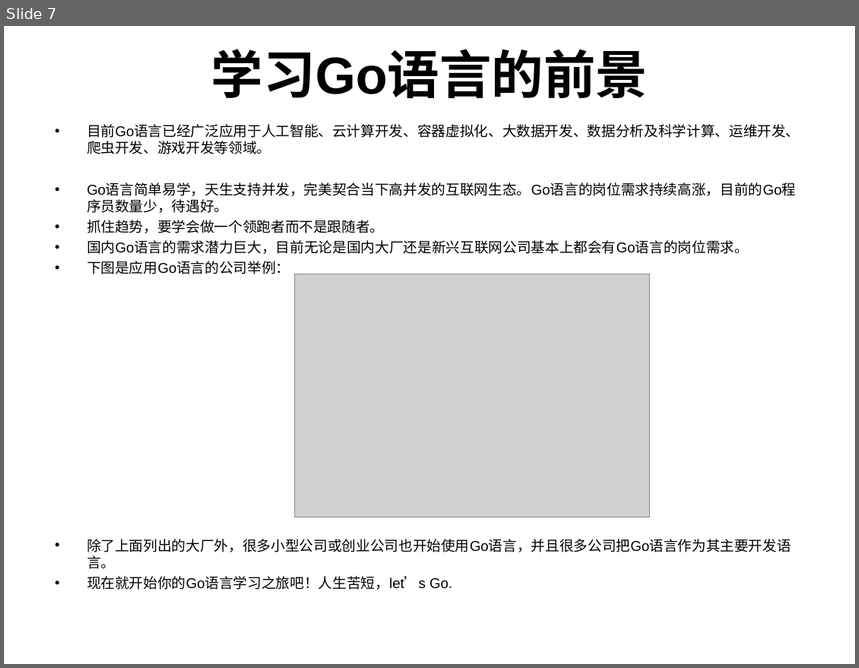
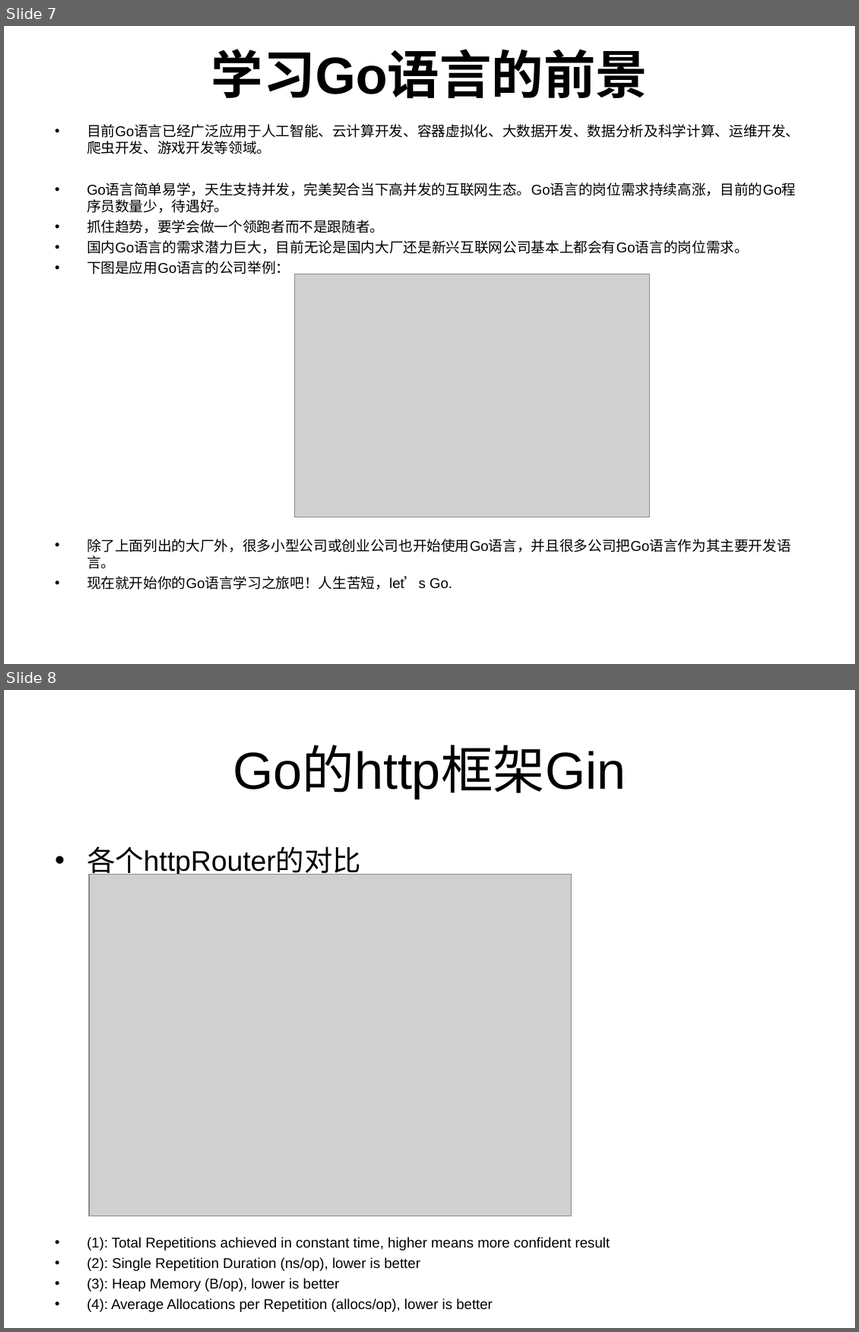
Before and after one commit to RomanSeven7/gin_study, a slide deck: doc/Go.ppt. Shown one above the other, each under a label of ours: slide 7 before the commit, slides 7 and 8 after it. The pictures are 859x668 and 859x1332 pixels, drawn with LibreOffice and Linux fonts; fonts in the diff are those of the drawing; grey boxes stand for pictures. Boxes give left, top, right and bottom in pixels: in the first picture for what was removed or moved away, otherwise in the second. Text is boxed around its words. In the diff, an @@ line names an element or a change of style, - is before the commit and + after.

```diff
--- a/doc/Go.ppt
+++ b/doc/Go.ppt
@@ slide 8 added at (4, 690, 855, 1328), background #FFFFFF @@
@@ title added at (233, 748, 626, 799), 44 pt, text #000000 @@
+Go的http框架Gin
@@ text added at (87, 847, 610, 1312), 12 pt, text #000000 @@
+• 各个httpRouter的对比
+• (1): Total Repetitions achieved in constant time, higher means more confident result
+• (2): Single Repetition Duration (ns/op), lower is better
+• (3): Heap Memory (B/op), lower is better
+• (4): Average Allocations per Repetition (allocs/op), lower is better
@@ picture added at (89, 875, 572, 1216) @@
```
Also in this commit, not shown: 3 other slides added, 1 slide removed, 2 other files.
